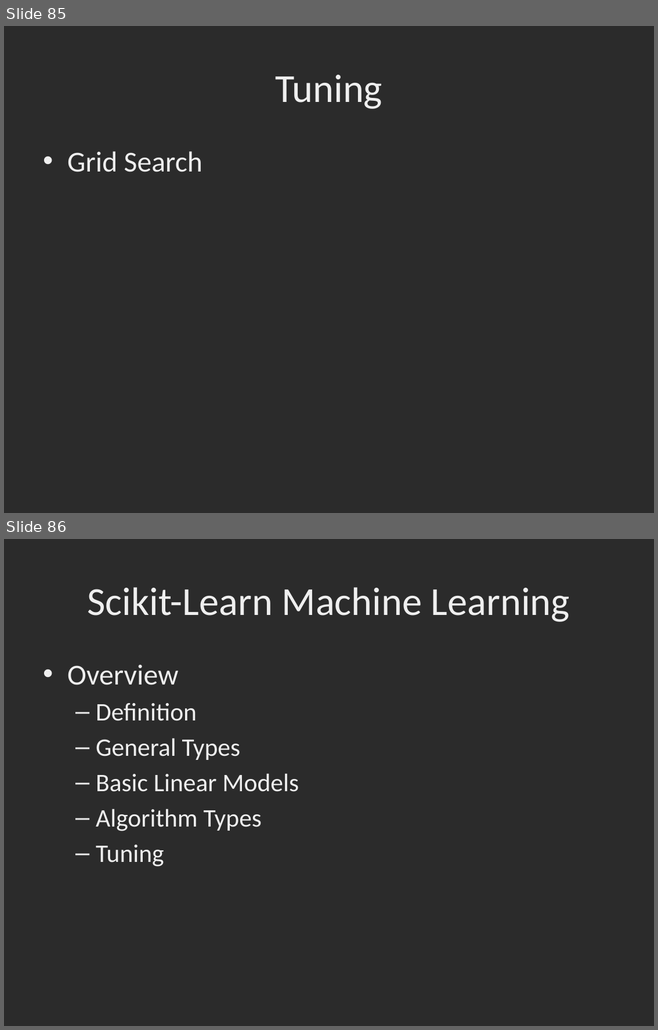
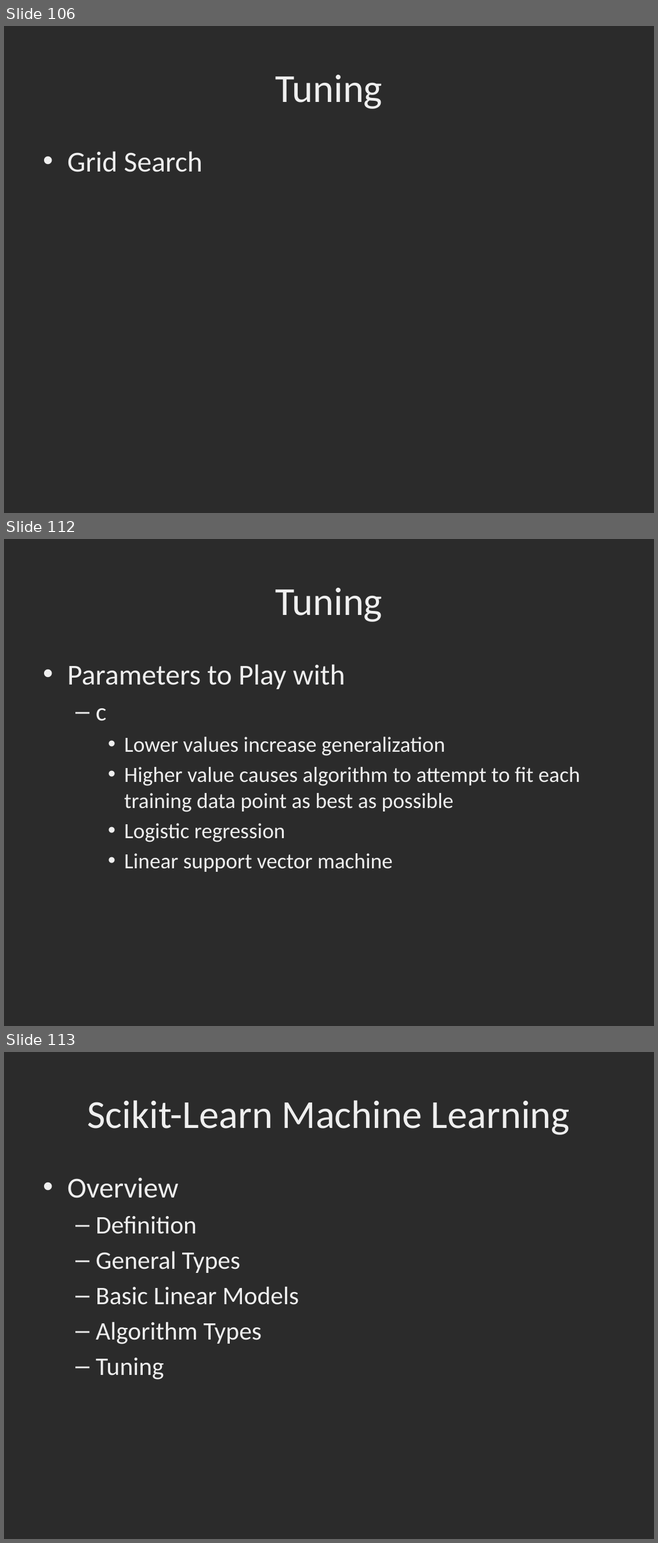
Before and after one commit to dbowmans46/PracticalProgramming, a slide deck: Session 7 - Python/Instructional Material/Session 7 - Python Brief Intro to Machine Learning with Scikit Learn.pptx. Shown one above the other, each under a label of ours: slides 85 and 86 before the commit, slides 106, 112 and 113 after it; the slides between them are not shown. The pictures are 658x1030 and 658x1543 pixels, drawn with LibreOffice and Linux fonts; fonts in the diff are those of the drawing; background and template pictures are left out; a plain dark background stands for a picture behind light text. Boxes give left, top, right and bottom in pixels: in the first picture for what was removed or moved away, otherwise in the second. Text is boxed around its words. In the diff, an @@ line names an element or a change of style, - is before the commit and + after.

```diff
--- a/Session 7 - Python/Instructional Material/Session 7 - Python Brief Intro to Machine Learning with Scikit Learn.pptx
+++ b/Session 7 - Python/Instructional Material/Session 7 - Python Brief Intro to Machine Learning with Scikit Learn.pptx
@@ slide 112 added at bbox=[4, 539, 654, 1026], background picture (left out) @@
@@ title added at bbox=[275, 588, 382, 622], 44 pt, text #EFEFEF @@
+Tuning
@@ text added at bbox=[67, 664, 580, 872], 24 pt, text #EFEFEF @@
+• Parameters to Play with
+  – c
+    • Lower values increase generalization
+    • Higher value causes algorithm to attempt to fit each training data point as best as possible
+    • Logistic regression
+    • Linear support vector machine
@@ what was slide 85 is now slide 106 @@
@@ what was slide 86 is now slide 113 @@
```
Also in this commit, not shown: 3 slides changed, 26 other slides added.
